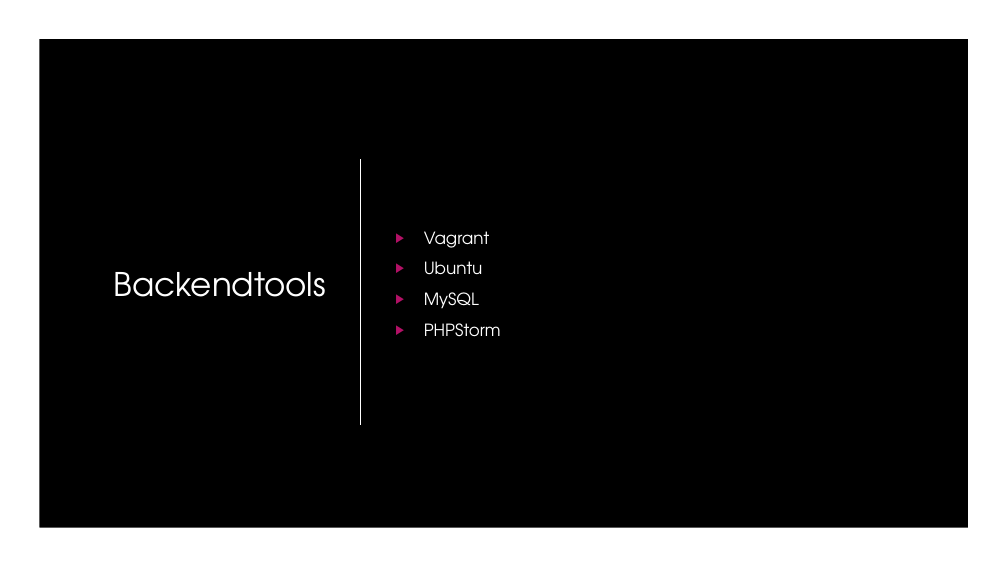
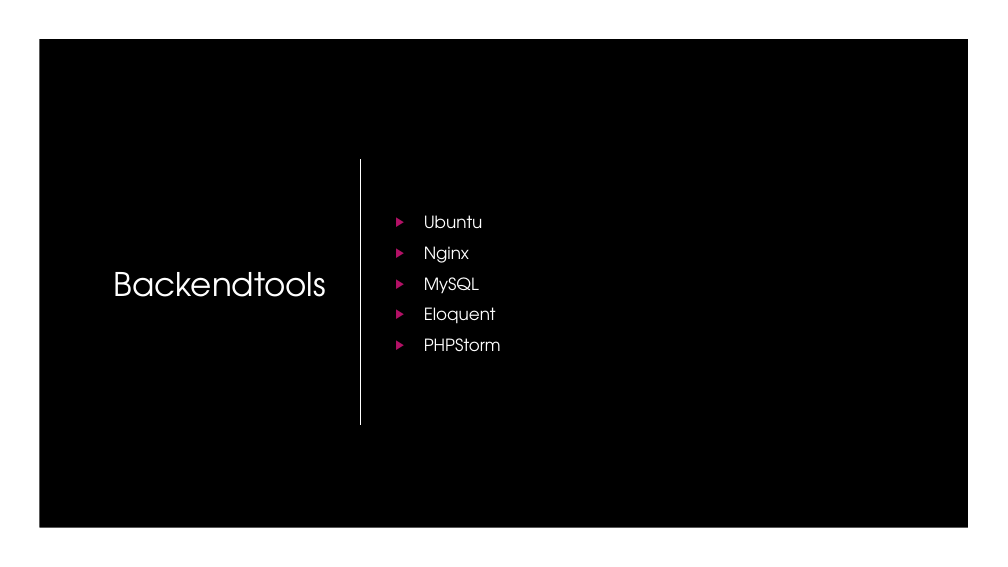
Before and after one commit to yourChoiceHO/Documentation, a slide deck: slide 13 of Präsentation/YourChoice.pptx. Drawn at 1008x567 pixels with LibreOffice and Linux fonts; fonts in the diff are those of the drawing; background and template pictures are left out. Boxes give left, top, right and bottom in pixels: in the first picture for what was removed or moved away, otherwise in the second. Text is boxed around its words. In the diff, an @@ line names an element or a change of style, - is before the commit and + after.

```diff
--- a/Präsentation/YourChoice.pptx
+++ b/Präsentation/YourChoice.pptx
@@ text at box(424, 231, 490, 248): paragraph removed @@
-▶ Vagrant
@@ text at box(424, 246, 469, 263): paragraph added @@
+▶ Nginx
@@ text at box(424, 307, 496, 324): paragraph added @@
+▶ Eloquent
```
Also in this commit, not shown: 2 other slides changed.
